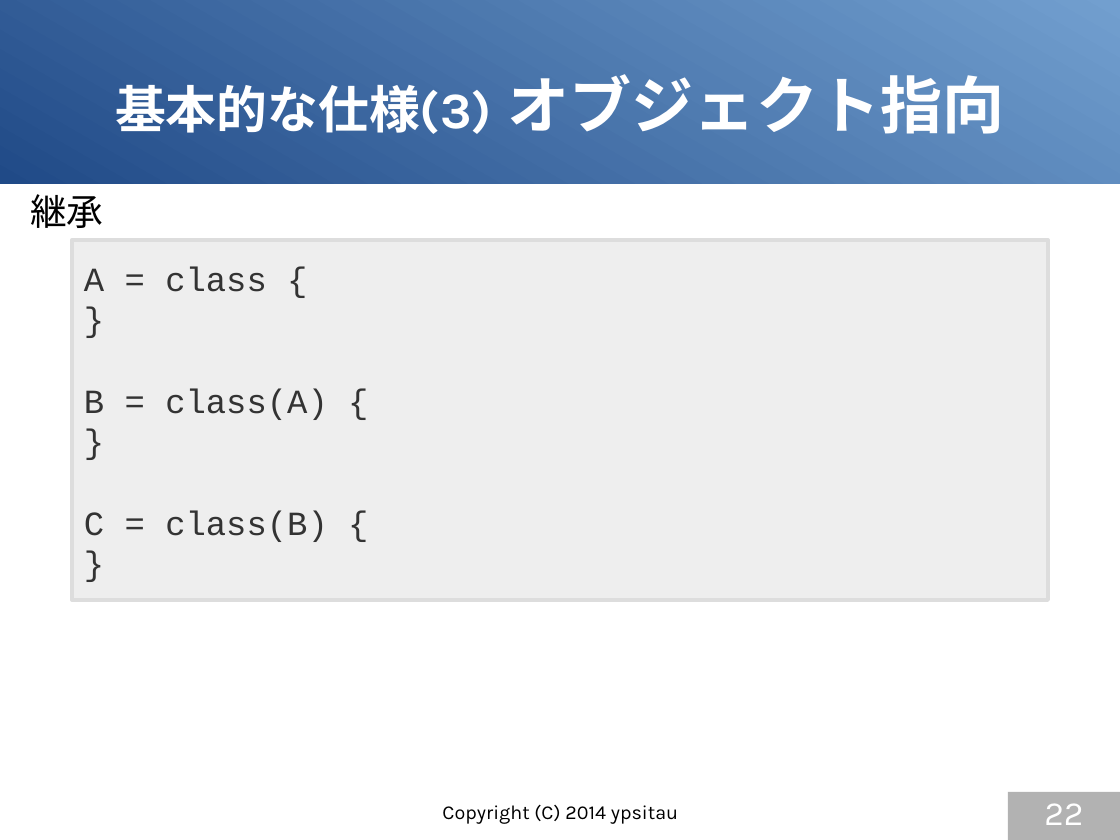
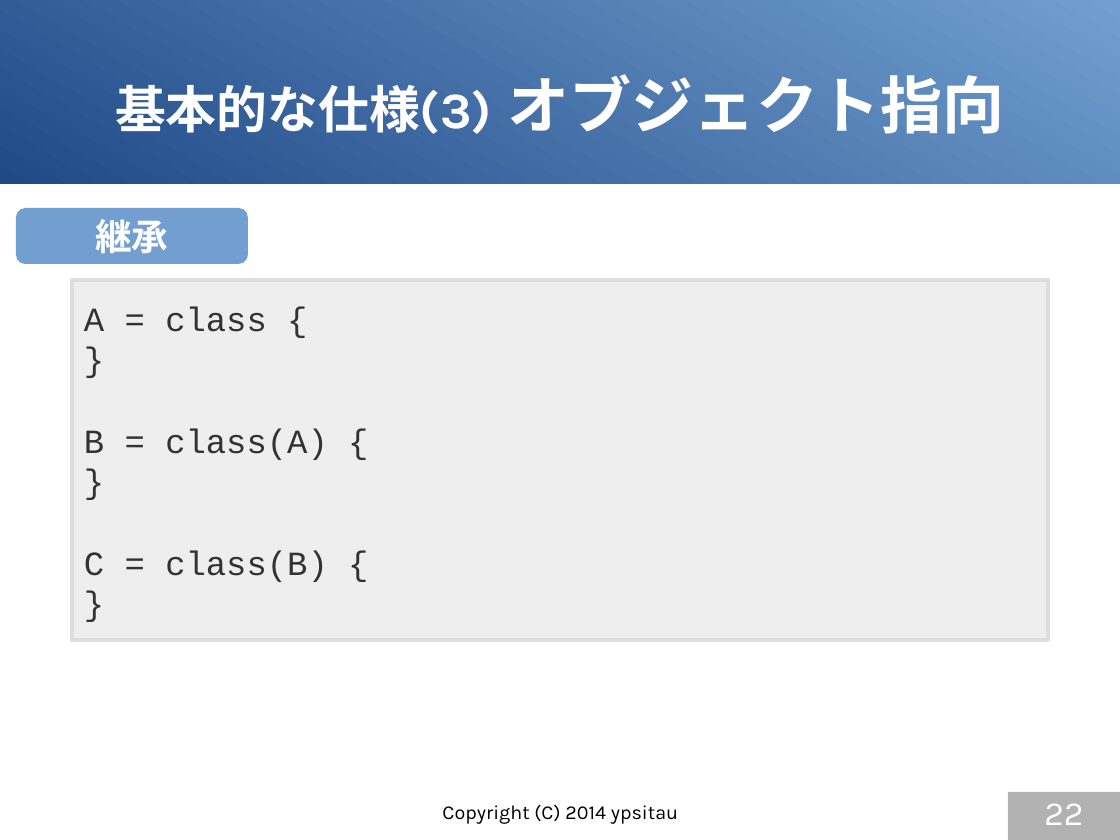
Before and after one commit to gura-lang/gura-doc, a slide deck: slide 22 of presentation/gura-introduction.odp. Drawn at 1120x840 pixels with LibreOffice and Linux fonts; fonts in the diff are those of the drawing. Boxes give left, top, right and bottom in pixels: in the first picture for what was removed or moved away, otherwise in the second. Text is boxed around its words. In the diff, an @@ line names an element or a change of style, - is before the commit and + after.

```diff
--- a/presentation/gura-introduction.odp
+++ b/presentation/gura-introduction.odp
@@ rounded rectangle "継承": place and size @@
-rounded rectangle "継承" at (30,194,103,228)
+rounded rectangle "継承" at (16,208,248,264)
@@ rounded rectangle "継承" at (16,208,248,264): text colour #000000 to #FFFFFF, bold on; alignment left to centre; vertical alignment top to middle; fill none to #729FCF @@
@@ rectangle "A = class {": place and size @@
-rectangle "A = class {" at (72,240,1049,600)
+rectangle "A = class {" at (72,281,1049,640)
```
Also in this commit, not shown: 9 other slides changed, 2 slides added.
